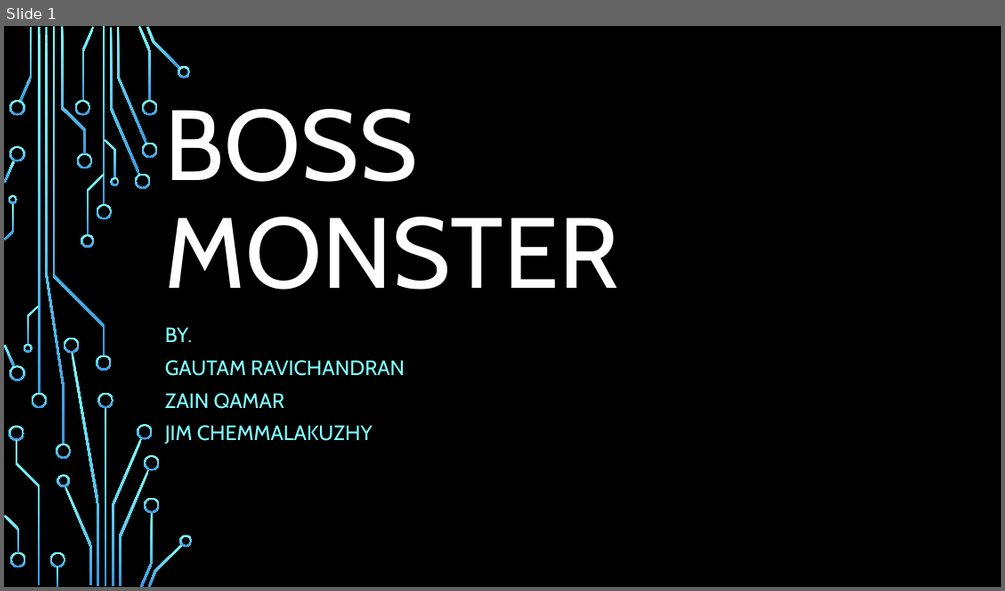
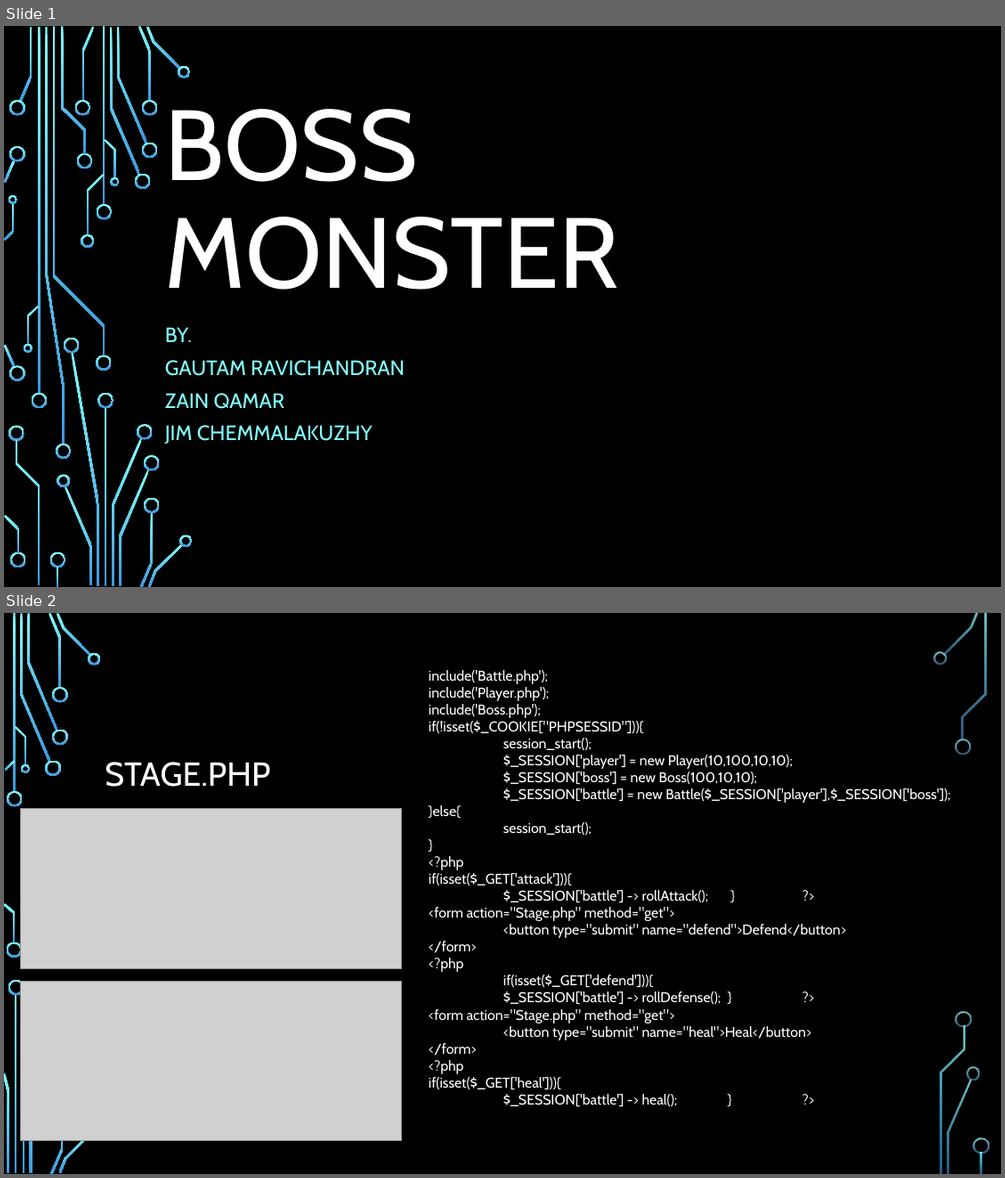
Before and after one commit to jchemma/PHP_Project, a slide deck: BossMonster.pptx. Shown one above the other, each under a label of ours: slide 1 before the commit, slides 1 and 2 after it. The pictures are 1005x591 and 1005x1178 pixels, drawn with LibreOffice and Linux fonts; fonts in the diff are those of the drawing; grey boxes stand for pictures; background and template pictures are left out. Boxes give left, top, right and bottom in pixels: in the first picture for what was removed or moved away, otherwise in the second. Text is boxed around its words. In the diff, an @@ line names an element or a change of style, - is before the commit and + after.

Commit message:
ppt update
ppt update

```diff
--- a/BossMonster.pptx
+++ b/BossMonster.pptx
@@ slide 2 added at (x1=4, y1=613, x2=1001, y2=1174), background picture (left out) @@
@@ text added at (x1=429, y1=670, x2=950, y2=1106), 13.6 pt, text #FFFFFF @@
+include('Battle.php');
+include('Player.php');
+include('Boss.php');
+if(!isset($_COOKIE["PHPSESSID"])){
+session_start();
+$_SESSION['player'] = new Player(10,100,10,10);
+$_SESSION['boss'] = new Boss(100,10,10);
+$_SESSION['battle'] = new Battle($_SESSION['player'],$_SESSION['boss']);
+}else{
+session_start();
+}
+<?php
+if(isset($_GET['attack'])){
+$_SESSION['battle'] -> rollAttack(); } ?>
+<form action="Stage.php" method="get">
+<button type="submit" name="defend">Defend</button>
+</form>
+<?php
+if(isset($_GET['defend'])){
+$_SESSION['battle'] -> rollDefense(); } ?>
+<form action="Stage.php" method="get">
+<button type="submit" name="heal">Heal</button>
+</form>
+<?php
+if(isset($_GET['heal'])){
+$_SESSION['battle'] -> heal(); } ?>
@@ title added at (x1=105, y1=762, x2=270, y2=787), 32 pt, text #FFFFFF @@
+STAGE.PHP
@@ picture added at (x1=20, y1=808, x2=401, y2=968) @@
@@ picture added at (x1=20, y1=981, x2=401, y2=1141) @@
@@ group added at (x1=4, y1=613, x2=989, y2=1174): 29 freeform shapes, 3 rectangles @@
```
Also in this commit, not shown: 1 slide changed, 4 other slides added, 5 slides removed.
